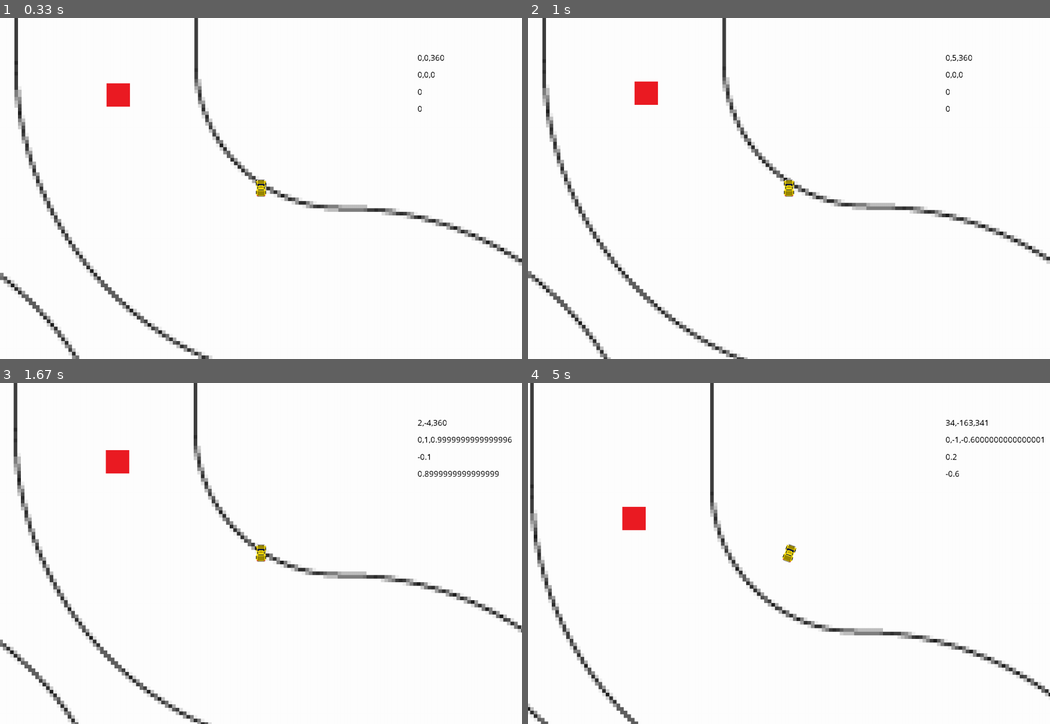
Above: before the commit, frames 1-4 (two rows, left to right).
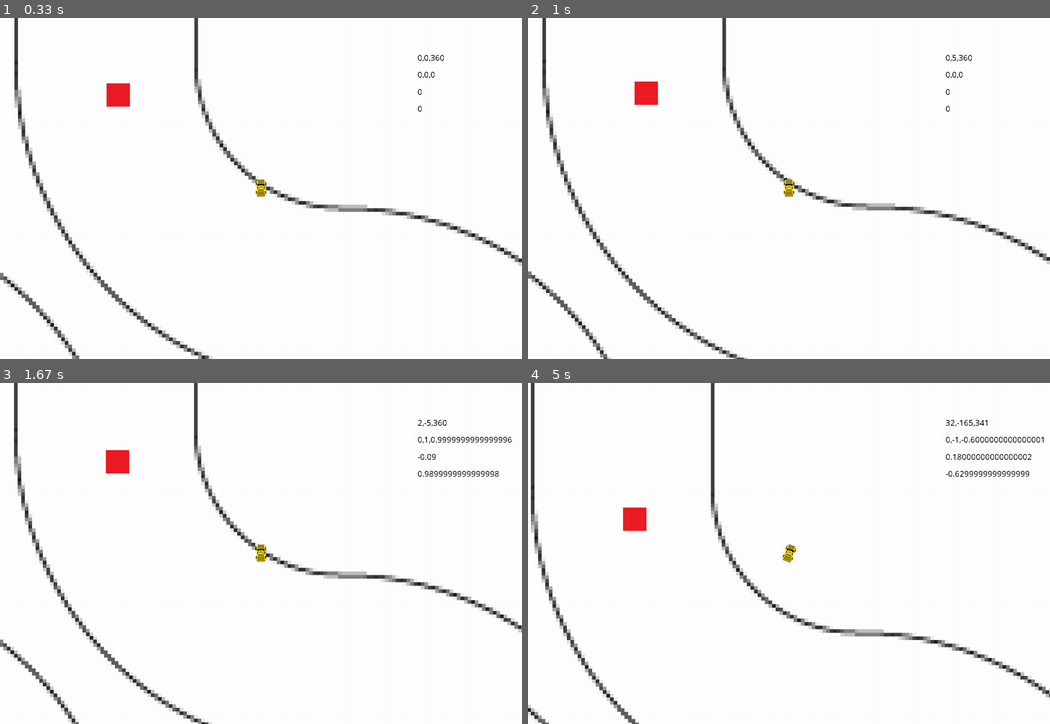
Above: after the commit, the same moments.

Repository: kurai23/Pygame
Game: pygame game, started from Race_Game_V2.py
Two runs of this game, one before a commit and one after it. Both use one fixed random seed, a clock stepped at 60 frames per second and the inputs below.
Inputs:
- Up to frame 1 (0.33 s): no input
- Up to frame 2 (1 s): tap S at 0.33, 0.67 s
- Up to frame 3 (1.67 s): hold Up from 1.5 s (still down)
- Up to frame 4 (5 s): release Up at 1.97 s; hold Right 2-2.47 s; hold Down 3.07-3.37 s; hold Left 3.4-3.8 s; hold Up 3.83-4.2 s; hold Right 4.23-4.87 s; hold Down from 4.9 s (still down)

Frame 1 is identical in both runs. In frame 2, 0.6% of the frame differs, in the area x 0-100%, y 17-100%; in frame 3, 0.8%; in frame 4, 2.2%, in the area x 0-100%, y 0-100%.

Commit message:
Update Race_Game_V2.py
Minor acceleration change

Diff:
--- a/Race_Game_V2.py
+++ b/Race_Game_V2.py
@@ -131,17 +131,17 @@
 
     if s_X < a_X:
         #s_X += ((abs(a)*-0.08)+(11.25*0.08))
-        s_X += 0.1
+        s_X += 0.09
     if s_X > a_X:
         #s_X -= ((abs(a)*-0.08)+(11.25*0.08))
-        s_X -= 0.1
+        s_X -= 0.09
 
     if s_Y < a_Y:
         #s_Y += ((abs(a)*-0.08)+(11.25*0.08))
-        s_Y += 0.1
+        s_Y += 0.09
     if s_Y > a_Y:
         #s_Y -= ((abs(a)*-0.08)+(11.25*0.08))
-        s_Y -= 0.1
+        s_Y -= 0.09
 
     if (s_X < 1 and s_X > -1) and (a == 0):
         s_X = 0
